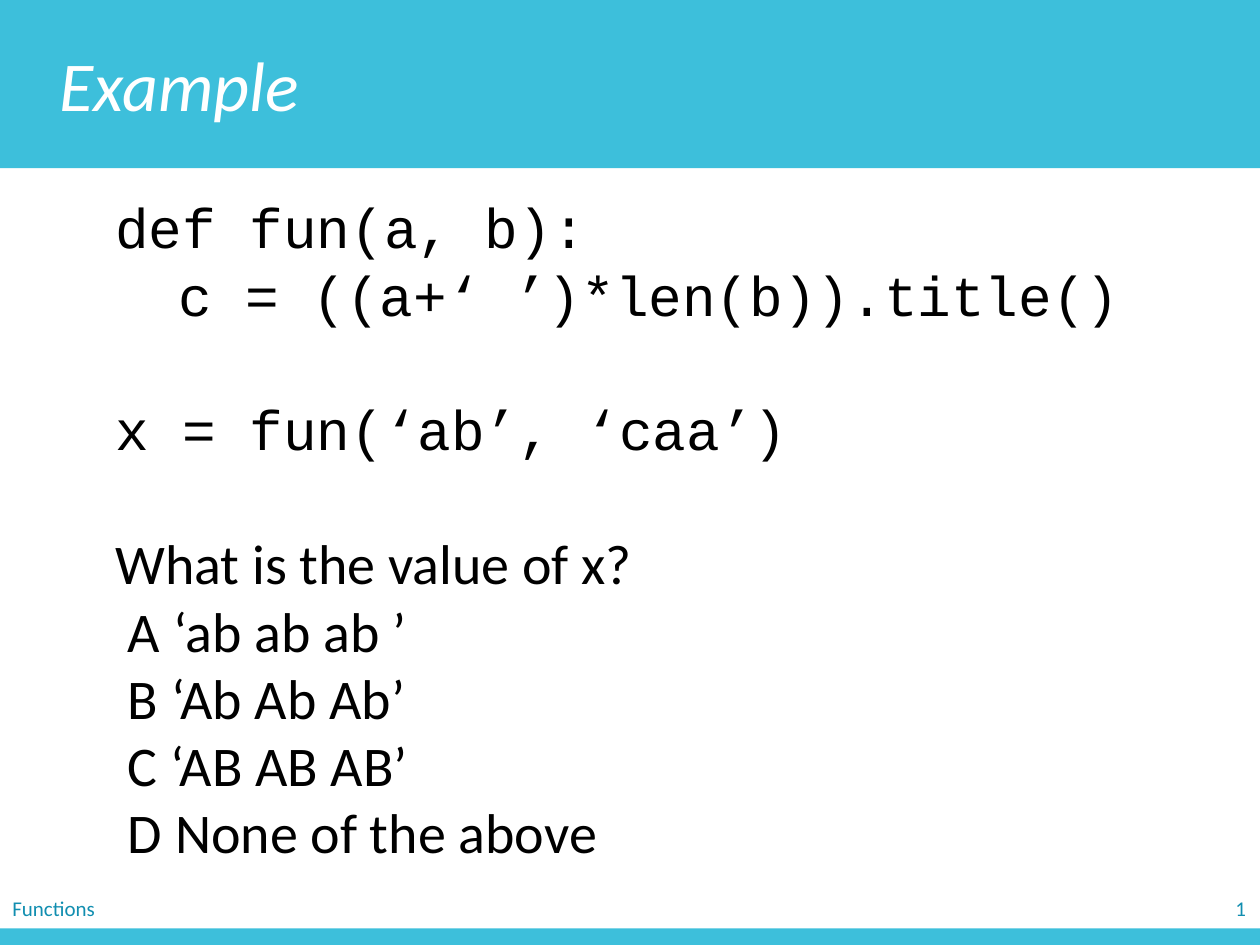
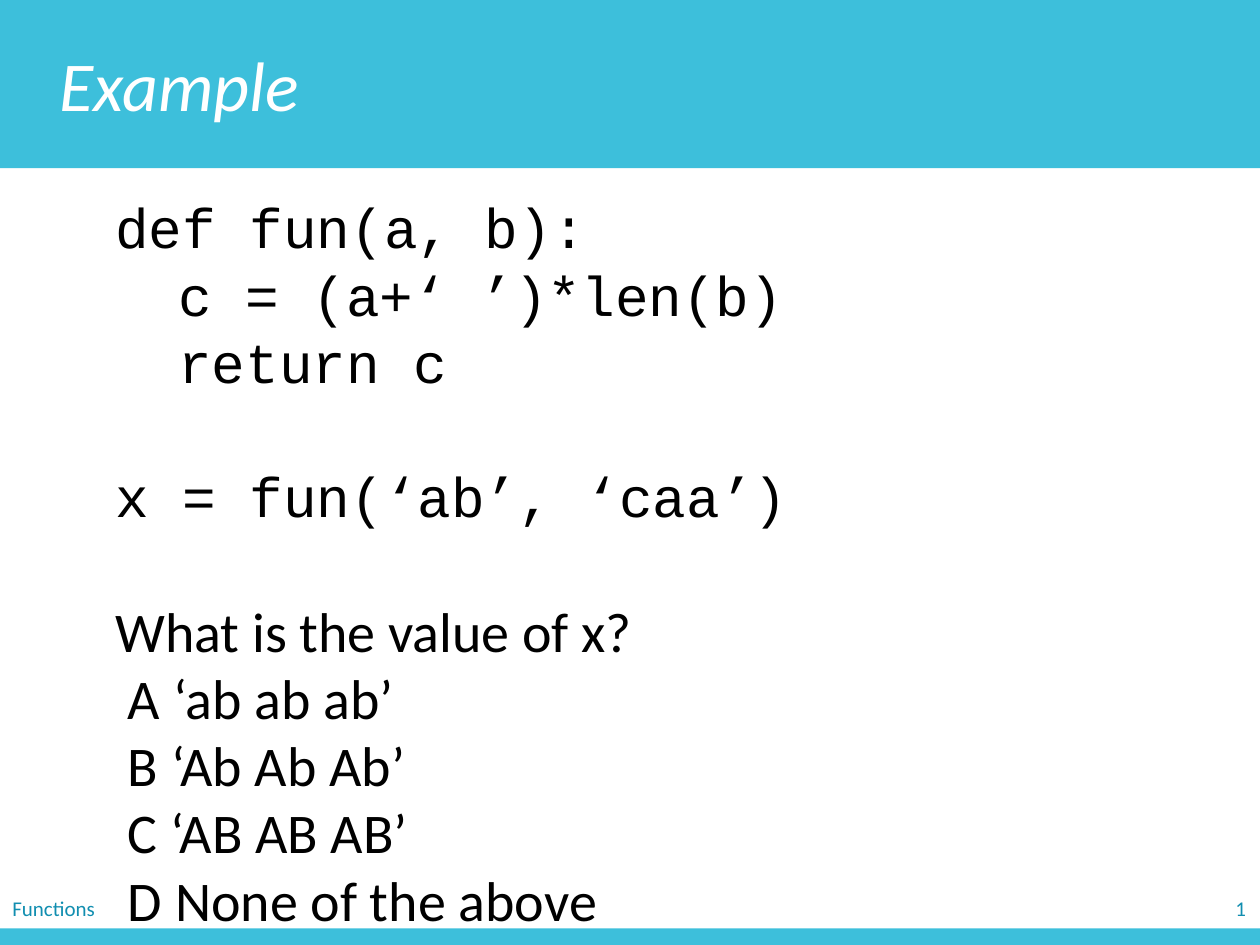
Before and after one commit to zichengliao/zuics101-fa17, a slide deck: slide 23 of lectures/lec05/lec05.pptx (slide 25 before the commit). Drawn at 1260x945 pixels with LibreOffice and Linux fonts; fonts in the diff are those of the drawing. Boxes give left, top, right and bottom in pixels: in the first picture for what was removed or moved away, otherwise in the second. Text is boxed around its words. In the diff, an @@ line names an element or a change of style, - is before the commit and + after.

```diff
--- a/lectures/lec05/lec05.pptx
+++ b/lectures/lec05/lec05.pptx
@@ text at [178, 275, 783, 384]: text changed @@
-c = ((a+‘ ’)*len(b)).title()
+c = (a+‘ ’)*len(b)
+return c
@@ text at [128, 679, 393, 720]: spaces changed @@
-A ‘ab ab ab ’
+A ‘ab ab ab’
```
Also in this commit, not shown: 16 other slides changed, 3 slides added, 5 slides removed, 3 other files.
